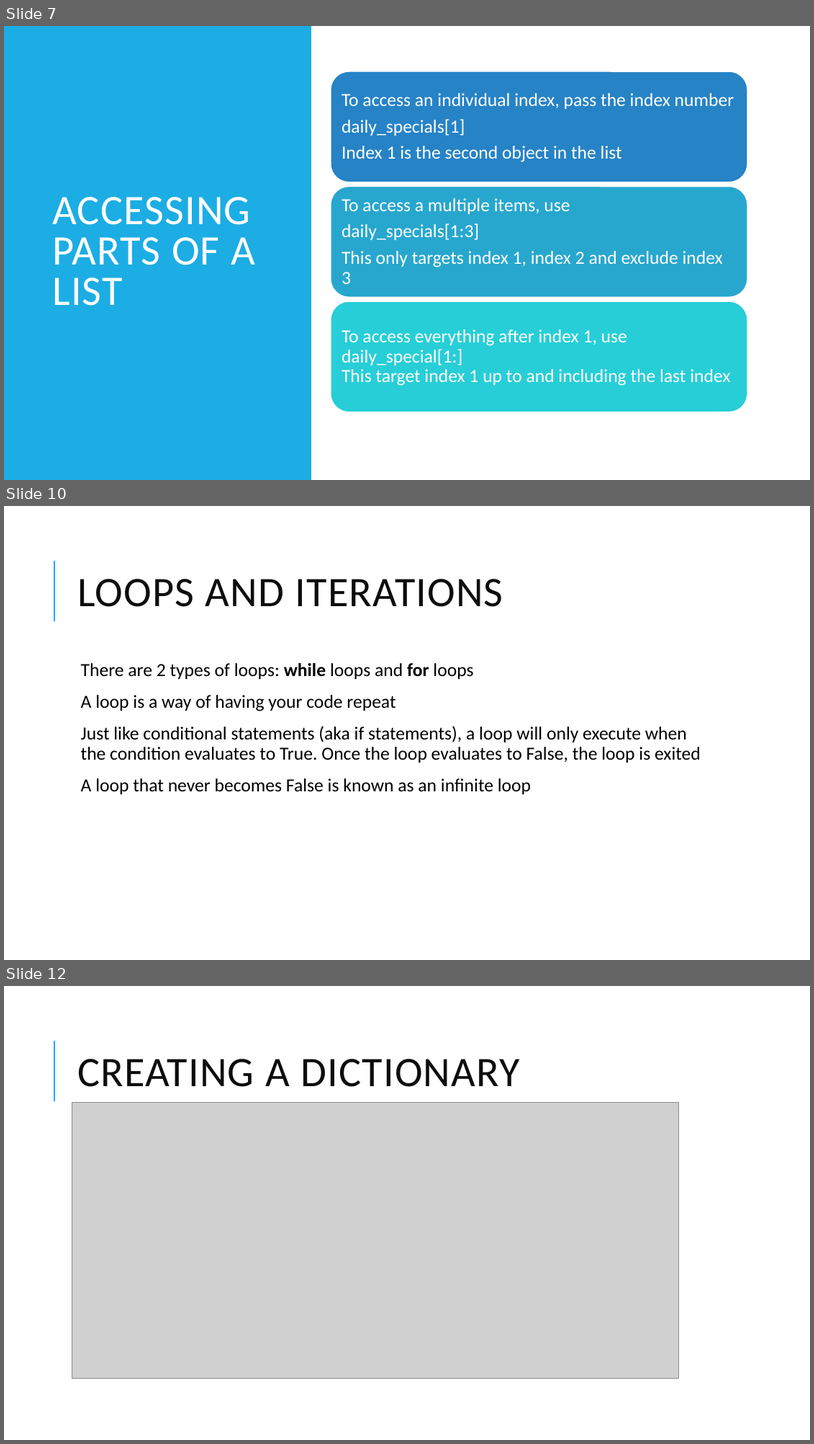
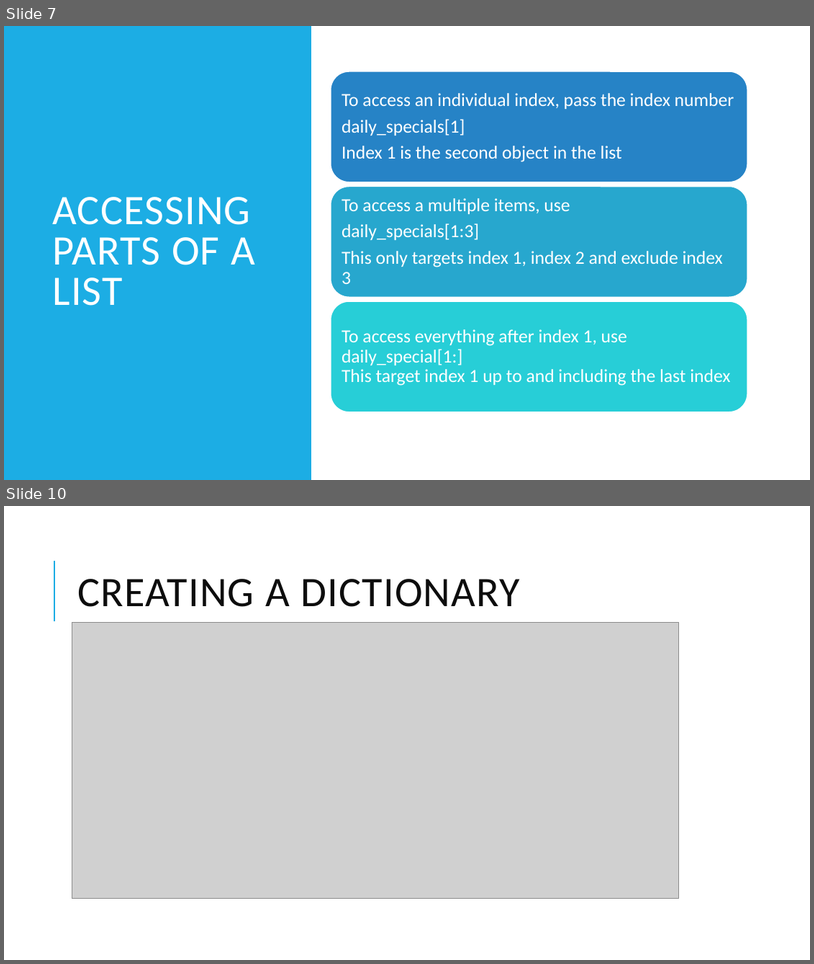
Before and after one commit to eicandanedo/python101, a slide deck: 3. Data Structures/Lessons/Advance Data Structures.pptx. Shown one above the other, each under a label of ours: slides 7, 10 and 12 before the commit, slides 7 and 10 after it; the slides between them are not shown. The pictures are 814x1444 and 814x964 pixels, drawn with LibreOffice and Linux fonts; fonts in the diff are those of the drawing; grey boxes stand for pictures. Boxes give left, top, right and bottom in pixels: in the first picture for what was removed or moved away, otherwise in the second. Text is boxed around its words. In the diff, an @@ line names an element or a change of style, - is before the commit and + after.

```diff
--- a/3. Data Structures/Lessons/Advance Data Structures.pptx
+++ b/3. Data Structures/Lessons/Advance Data Structures.pptx
@@ slide 10 removed at (4, 506, 810, 960), background #FFFFFF; not listed: 1 template element that a slide beside it also shows @@
@@ title removed at (77, 579, 504, 607) @@
-LOOPS AND ITERATIONS
@@ text removed at (81, 663, 701, 794) @@
-  There are 2 types of loops: while loops and for loops
-  A loop is a way of having your code repeat
-  Just like conditional statements (aka if statements), a loop will only execute when the condition evaluates to True. Once the loop evaluates to False, the loop is exited
-  A loop that never becomes False is known as an infinite loop
@@ what was slide 12 is now slide 10 @@
```
Also in this commit, not shown: 1 slide added, 1 other slide removed.
